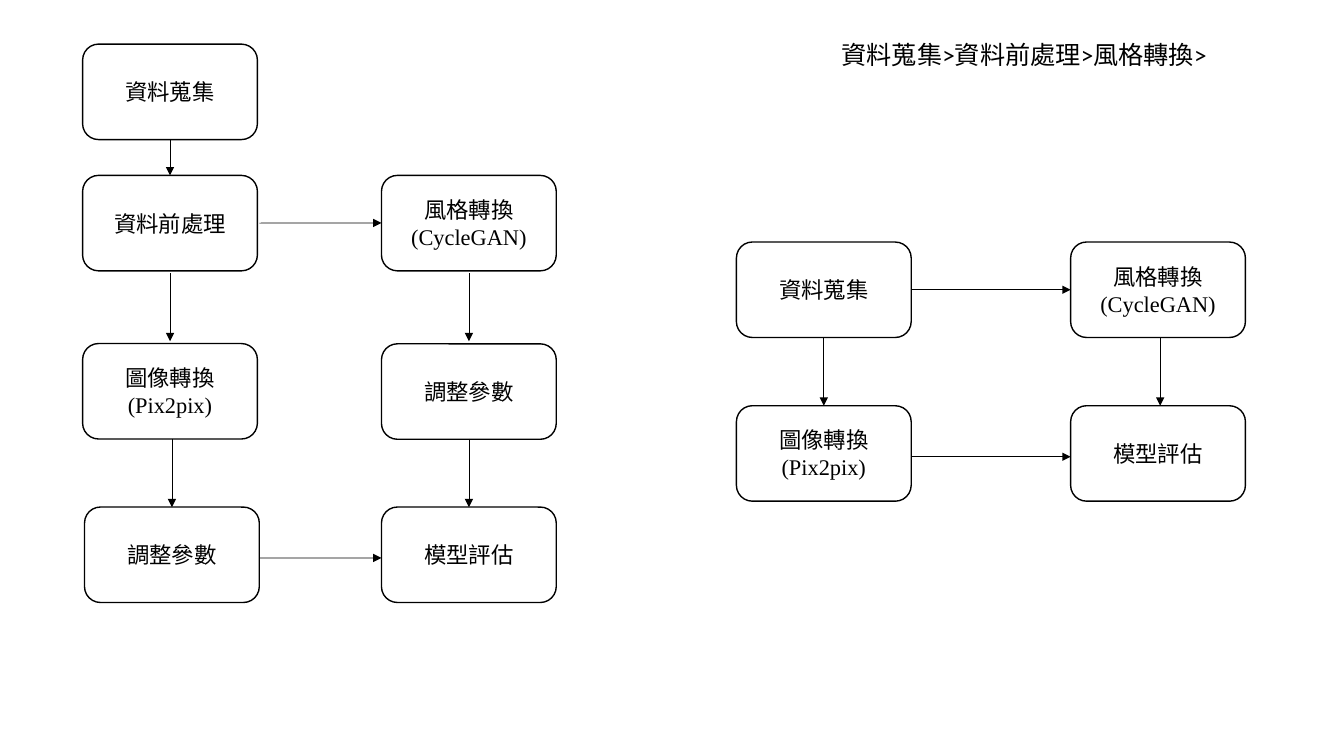
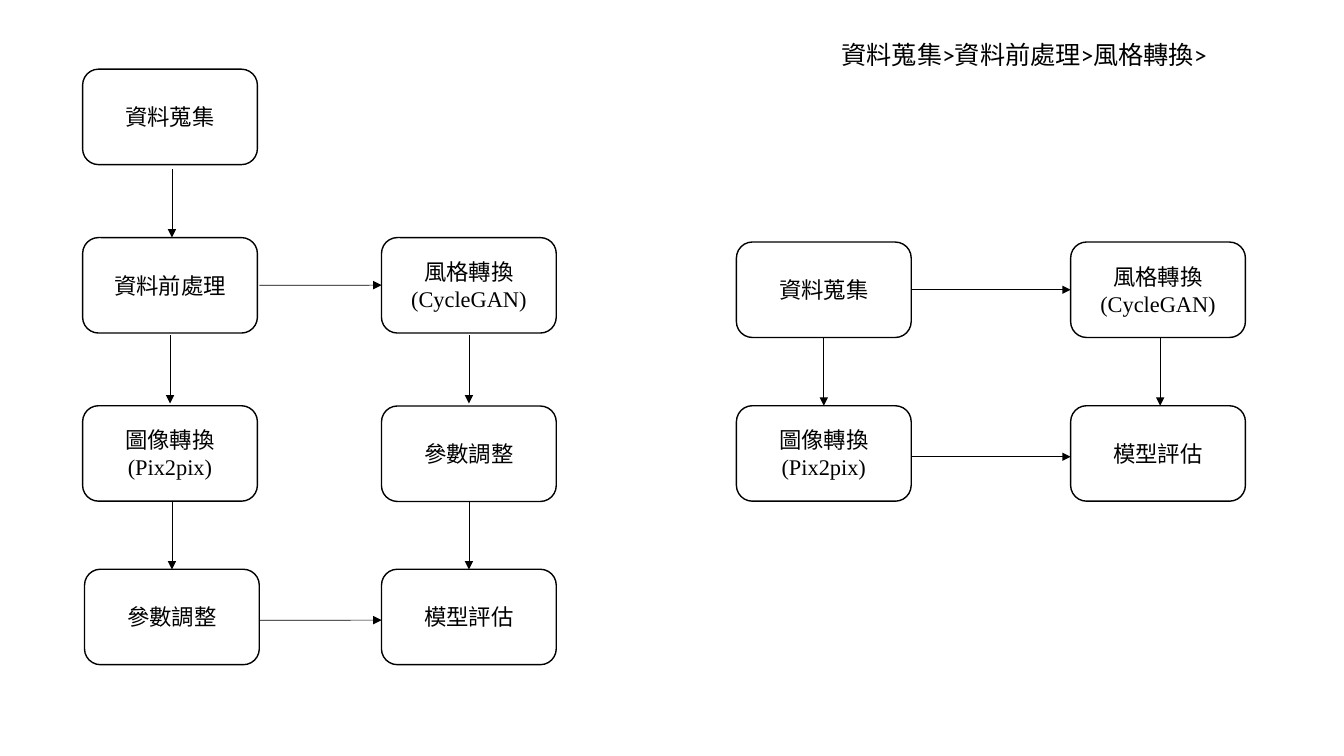
Before and after one commit to 10994015/paper, a slide deck: slide 7 of 論文/模型圖繪製.pptx. Drawn at 1344x756 pixels with LibreOffice and Linux fonts; fonts in the diff are those of the drawing. Boxes give left, top, right and bottom in pixels: in the first picture for what was removed or moved away, otherwise in the second. Text is boxed around its words. In the diff, an @@ line names an element or a change of style, - is before the commit and + after.

```diff
--- a/論文/模型圖繪製.pptx
+++ b/論文/模型圖繪製.pptx
@@ rounded rectangle "資料蒐集" moved from (x1=83, y1=44, x2=257, y2=140) to (x1=83, y1=70, x2=257, y2=165) @@
@@ arrow moved from (170, 139) - (170, 175) to (172, 169) - (172, 238) @@
@@ 4 arrows, 2 rounded rectangles moved together from (x1=83, y1=223, x2=557, y2=559) to (x1=83, y1=285, x2=557, y2=620) @@
@@ text in rounded rectangle at (x1=424, y1=443, x2=513, y2=464): text changed @@
-調整參數
+參數調整
@@ 4 rounded rectangles, 2 arrows moved together from (x1=83, y1=175, x2=557, y2=603) to (x1=83, y1=238, x2=557, y2=665) @@
@@ text in rounded rectangle at (x1=127, y1=606, x2=216, y2=627): text changed @@
-調整參數
+參數調整
```
Also in this commit, not shown: 1 slide added, 4 other files.
